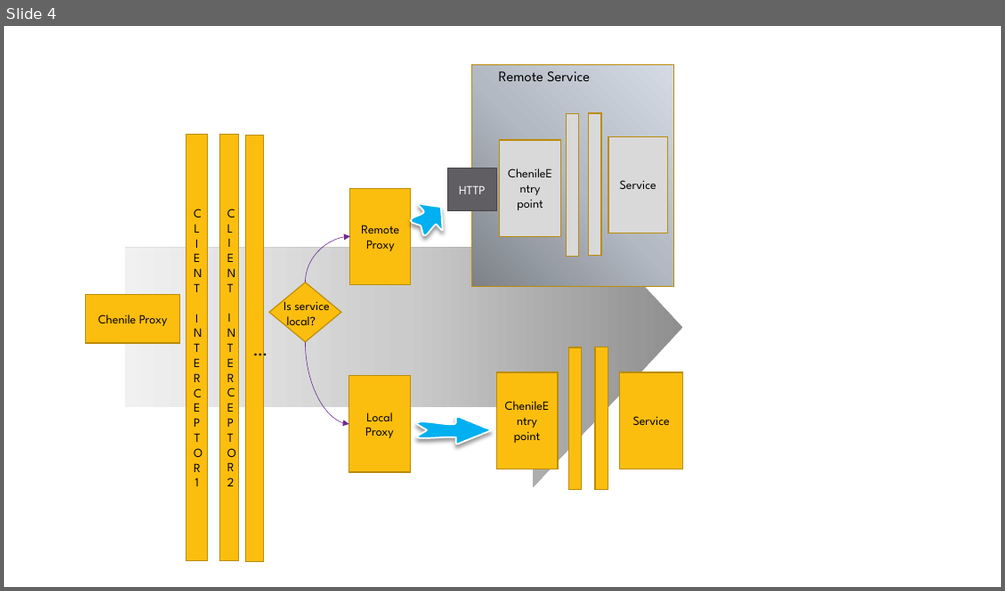
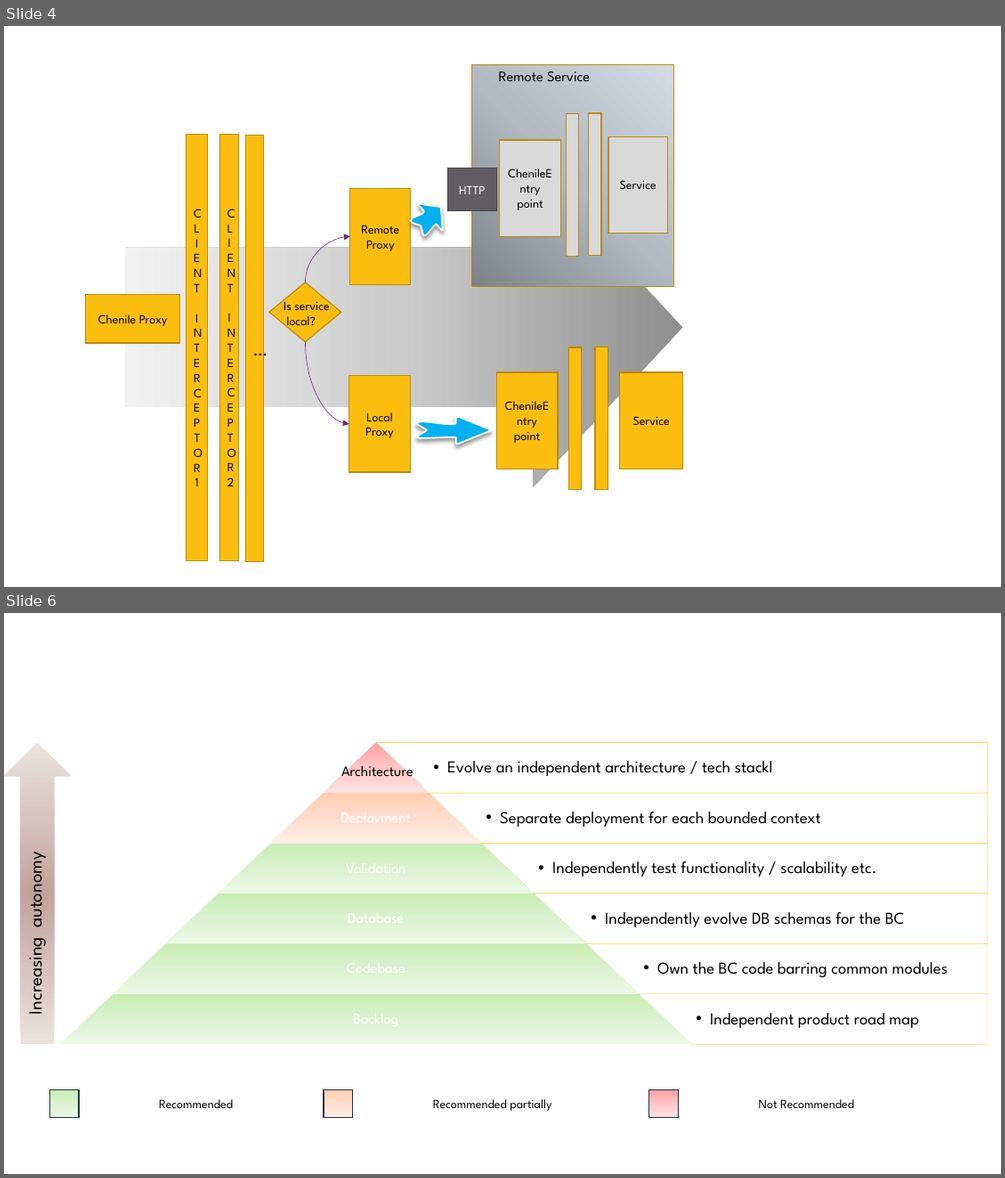
Before and after one commit to rajakolluru/cheniledocs.github.io, a slide deck: ppt/chenile.pptx. Shown one above the other, each under a label of ours: slide 4 before the commit, slides 4 and 6 after it; the slides between them are not shown. The pictures are 1005x591 and 1005x1178 pixels, drawn with LibreOffice and Linux fonts; fonts in the diff are those of the drawing. Boxes give left, top, right and bottom in pixels: in the first picture for what was removed or moved away, otherwise in the second. Text is boxed around its words. In the diff, an @@ line names an element or a change of style, - is before the commit and + after.

```diff
--- a/ppt/chenile.pptx
+++ b/ppt/chenile.pptx
@@ slide 6 added at [4,613,1001,1174], background #FFFFFF @@
@@ up arrow added at [4,742,71,1044], fill gradient #C29F98 to #D8C5C1 to #EBE3E1 @@
@@ text added at [341,761,413,777], 14 pt, text #000000 @@
+Architecture
@@ text added at [20,859,48,1013], 18 pt, text #000000 @@
+Increasing autonomy
@@ group added at [61,742,988,1044]: 6 non isosceles trapezoids, 6 texts, 6 trapezoids @@
+  • Evolve an independent architecture / tech stackl
+  • Separate deployment for each bounded context
+  • Independently test functionality / scalability etc.
+  • Independently evolve DB schemas for the BC
+  • Own the BC code barring common modules
+  • Independent product road map
@@ rectangle added at [49,1090,79,1118], fill gradient #C9ECB4 to #DCF2D0 to #EDF8E8, outline #1E3256 1 pt @@
@@ rectangle added at [324,1090,353,1118], fill gradient #FFCEB3 to #FFDFCF to #FFEFE7, outline #1E3256 1 pt @@
@@ rectangle added at [649,1090,679,1118], fill gradient #FFA0A0 to #FFC5C5 to #FFE3E3, outline #1E3256 1 pt @@
@@ text added at [159,1099,233,1108], 12 pt, text #000000 @@
+Recommended
@@ text added at [433,1099,551,1111], 12 pt, text #000000 @@
+Recommended partially
@@ text added at [759,1099,854,1108], 12 pt, text #000000 @@
+Not Recommended
```
Also in this commit, not shown: 5 other files.
